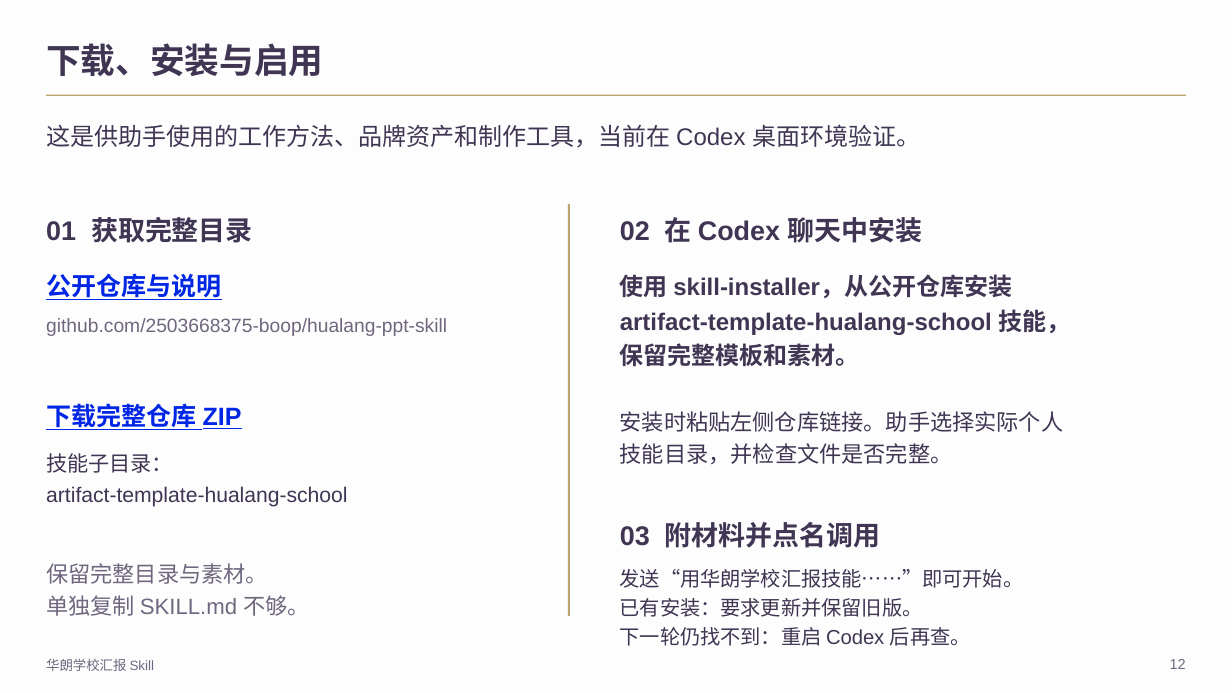
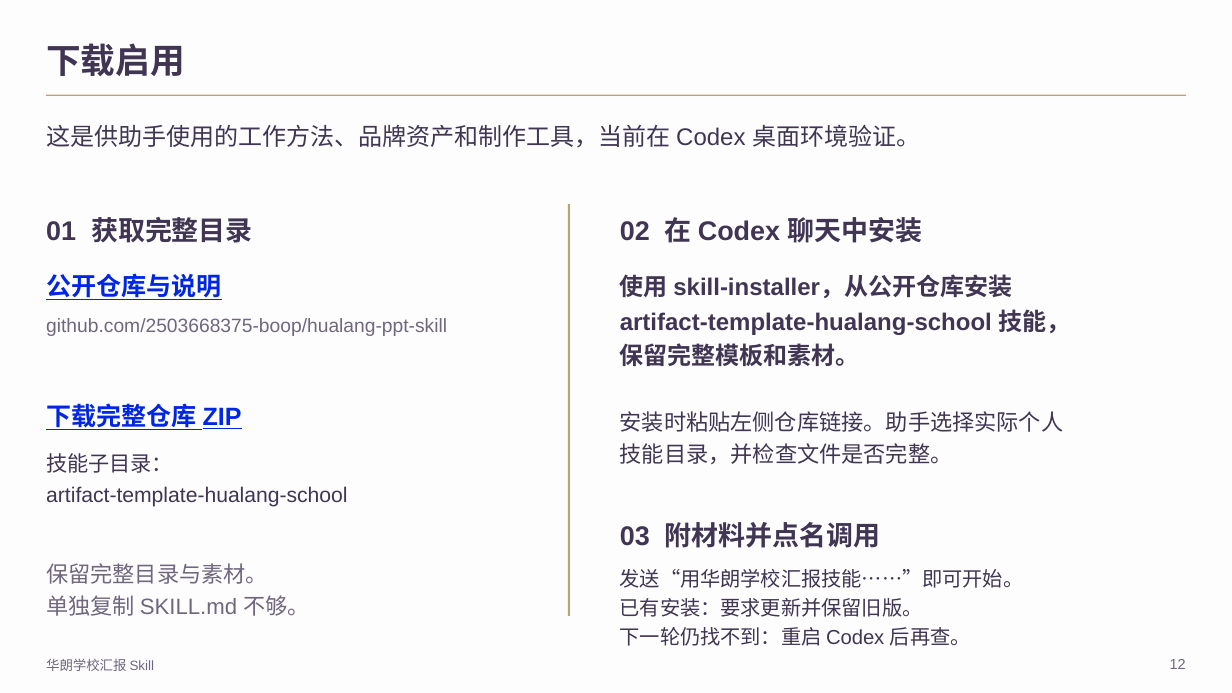
Before and after one commit to 2503668375-boop/hualang-ppt-skill, a slide deck: slide 12 of demo/hualang-skill-introduction.pptx. Drawn at 1232x693 pixels with LibreOffice and Linux fonts; fonts in the diff are those of the drawing; background and template pictures are left out. Boxes give left, top, right and bottom in pixels: in the first picture for what was removed or moved away, otherwise in the second. Text is boxed around its words. In the diff, an @@ line names an element or a change of style, - is before the commit and + after.

```diff
--- a/demo/hualang-skill-introduction.pptx
+++ b/demo/hualang-skill-introduction.pptx
@@ text at box(46, 43, 185, 76): text changed @@
-下载、安装与启用
+下载启用
```
Also in this commit, not shown: 7 other slides changed, 5 slides added, 5 slides removed, 26 other files.
